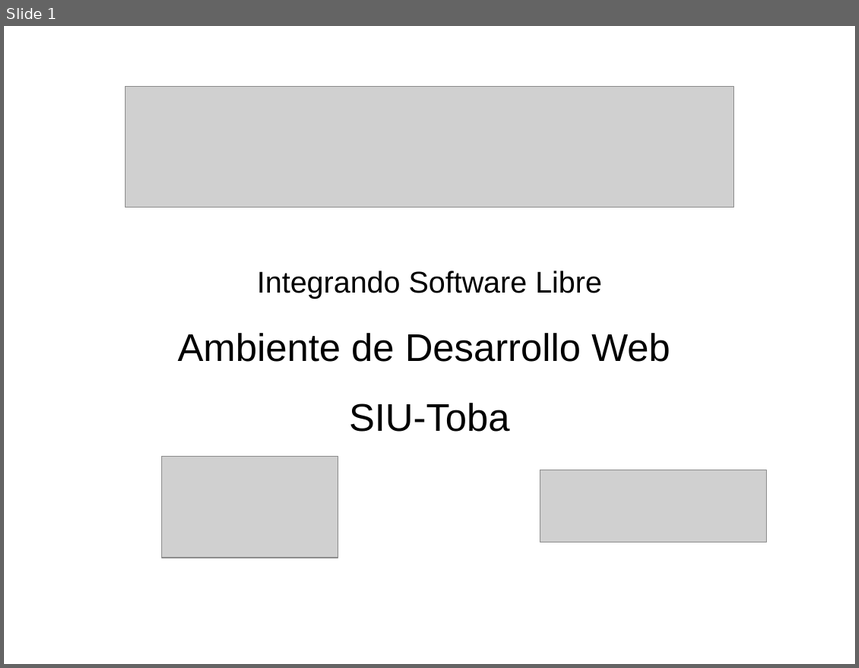
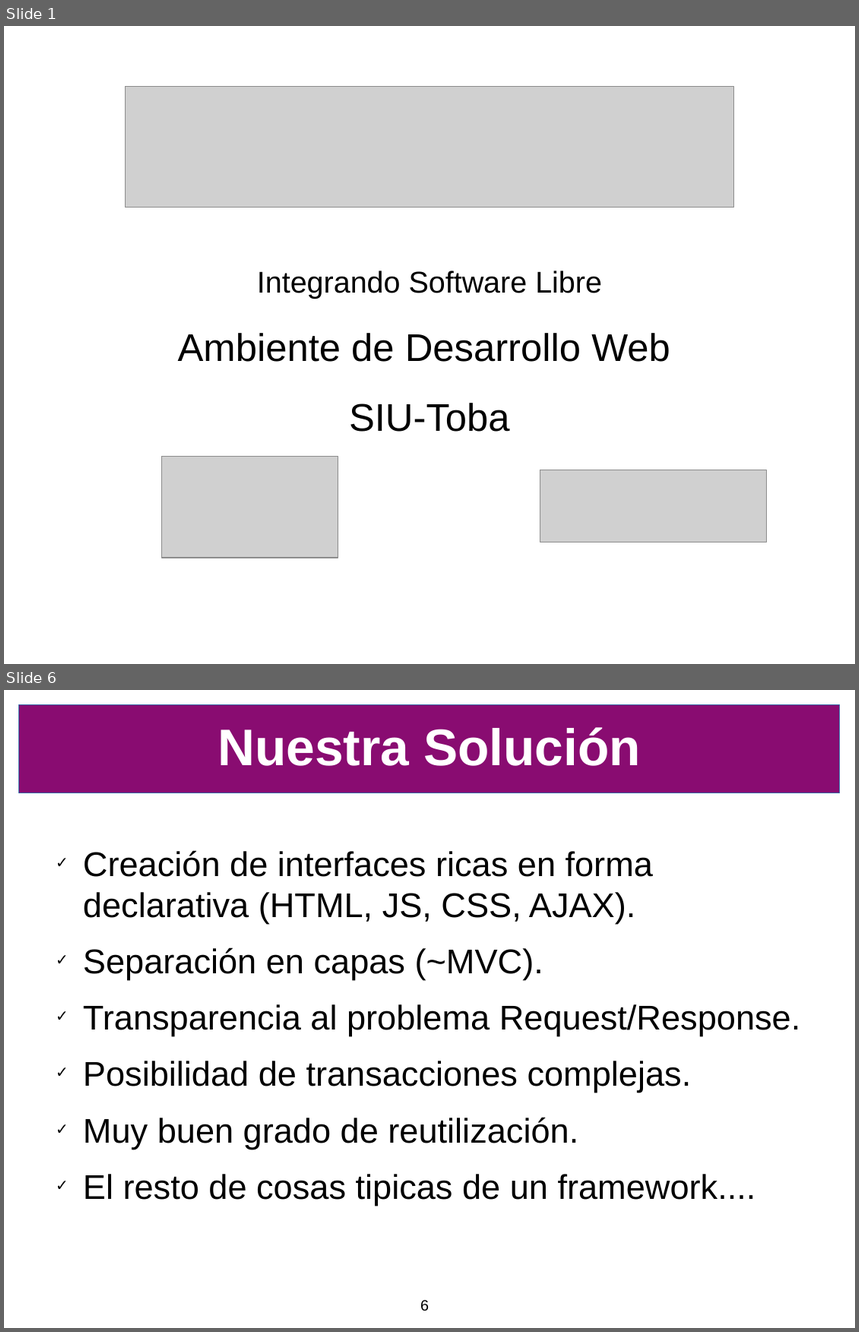
Before and after one commit to SIU-Toba/framework, a slide deck: doc/presentacion/CafeConf2006.odp. Shown one above the other, each under a label of ours: slide 1 before the commit, slides 1 and 6 after it; the slides between them are not shown. The pictures are 859x668 and 859x1332 pixels, drawn with LibreOffice and Linux fonts; fonts in the diff are those of the drawing; grey boxes stand for pictures; background and template pictures are left out. Boxes give left, top, right and bottom in pixels: in the first picture for what was removed or moved away, otherwise in the second. Text is boxed around its words. In the diff, an @@ line names an element or a change of style, - is before the commit and + after.

```diff
--- a/doc/presentacion/CafeConf2006.odp
+++ b/doc/presentacion/CafeConf2006.odp
@@ slide 6 added at (4, 690, 855, 1328), background #FFFFFF @@
@@ rectangle added at (19, 705, 841, 793), fill #890C71, outline #3465A4 0 pt @@
@@ title added at (218, 727, 640, 766), 48 pt, text #FFFFFF, bold @@
+Nuestra Solución
@@ text added at (83, 850, 800, 1206), 32 pt, text #000000 @@
+✓ Creación de interfaces ricas en forma declarativa (HTML, JS, CSS, AJAX).
+✓ Separación en capas (~MVC).
+✓ Transparencia al problema Request/Response.
+✓ Posibilidad de transacciones complejas.
+✓ Muy buen grado de reutilización.
+✓ El resto de cosas tipicas de un framework....
@@ page number added at (420, 1300, 429, 1312), 14 pt, text #000000 @@
+6
```
Also in this commit, not shown: 8 other slides added, 5 slides removed, 1 other file.
